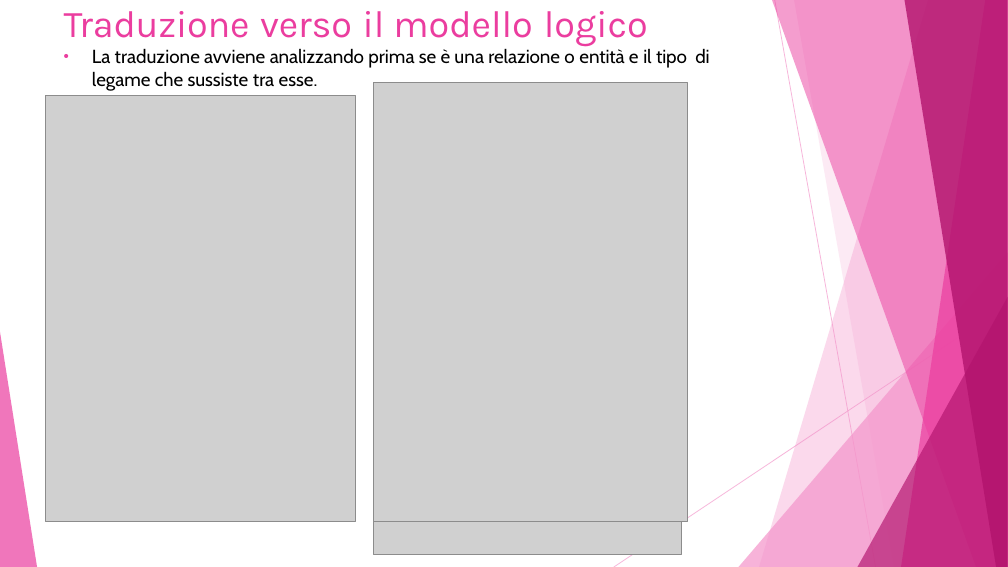
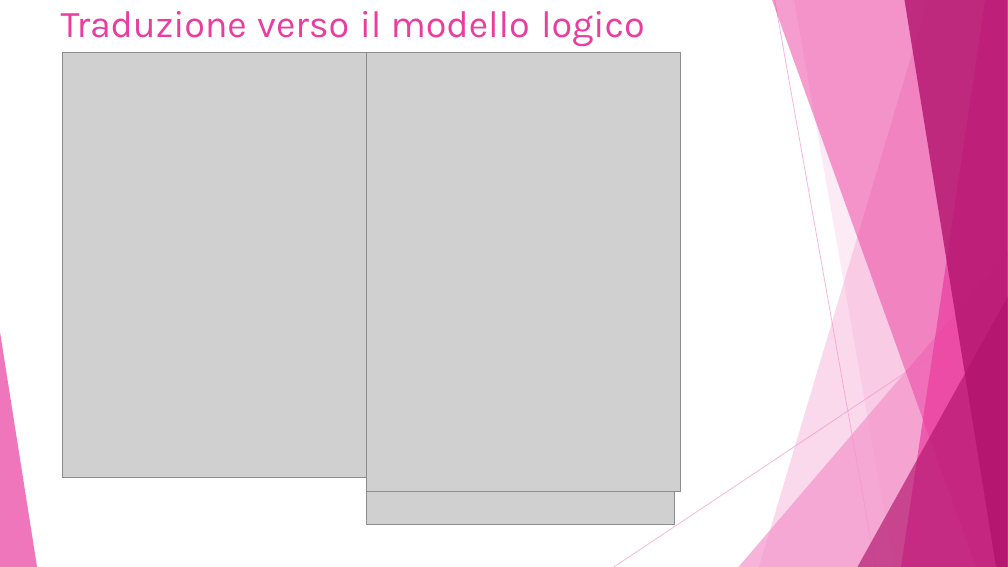
Before and after one commit to Damiana-Arangio/database-biblioteca, a slide deck: slide 10 of docs/presentazione.pptx (slide 12 before the commit). Drawn at 1008x567 pixels with LibreOffice and Linux fonts; fonts in the diff are those of the drawing; grey boxes stand for pictures. Boxes give left, top, right and bottom in pixels: in the first picture for what was removed or moved away, otherwise in the second. Text is boxed around its words. In the diff, an @@ line names an element or a change of style, - is before the commit and + after.

```diff
--- a/docs/presentazione.pptx
+++ b/docs/presentazione.pptx
@@ picture: place and size @@
-picture at <box>45,96,355,522</box>
+picture at <box>62,52,372,478</box>
@@ text removed at <box>92,48,709,91</box> @@
-• La traduzione avviene analizzando prima se è una relazione o entità e il tipo di legame che sussiste tra esse.
@@ picture: place and size @@
-picture at <box>374,82,687,522</box>
+picture at <box>367,52,681,492</box>
@@ picture: place and size @@
-picture at <box>374,522,681,555</box>
+picture at <box>367,492,675,525</box>
```
Also in this commit, not shown: 9 other slides changed, 1 slide removed.
